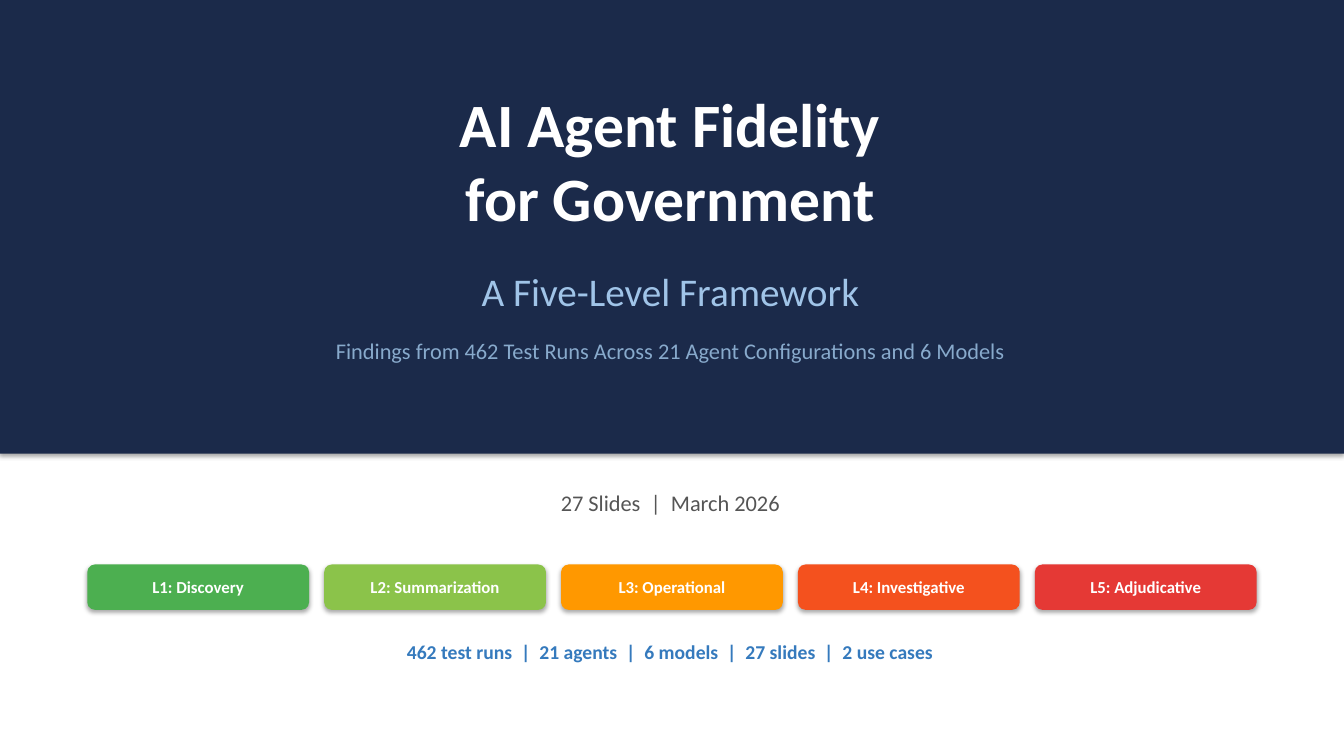
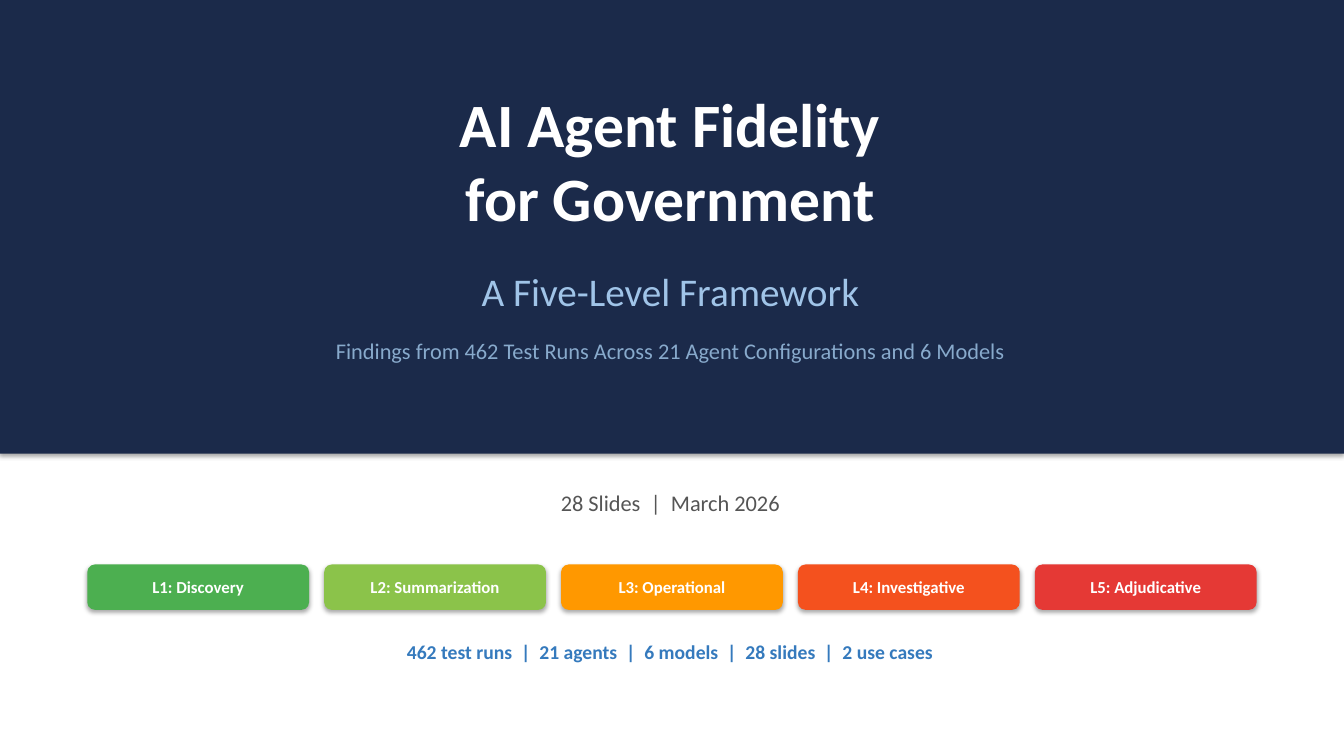
Before and after one commit to pogorman/dss-legal-case-agent, a slide deck: slide 1 of decks/agent-fidelity-spectrum.pptx. Drawn at 1344x756 pixels with LibreOffice and Linux fonts; fonts in the diff are those of the drawing. Boxes give left, top, right and bottom in pixels: in the first picture for what was removed or moved away, otherwise in the second. Text is boxed around its words. In the diff, an @@ line names an element or a change of style, - is before the commit and + after.

```diff
--- a/decks/agent-fidelity-spectrum.pptx
+++ b/decks/agent-fidelity-spectrum.pptx
@@ text at (x1=561, y1=495, x2=779, y2=511): text changed @@
-27 Slides | March 2026
+28 Slides | March 2026
@@ text at (x1=407, y1=645, x2=932, y2=663): text changed @@
-462 test runs | 21 agents | 6 models | 27 slides | 2 use cases
+462 test runs | 21 agents | 6 models | 28 slides | 2 use cases
```
Also in this commit, not shown: 1 slide added, 4 other files.
